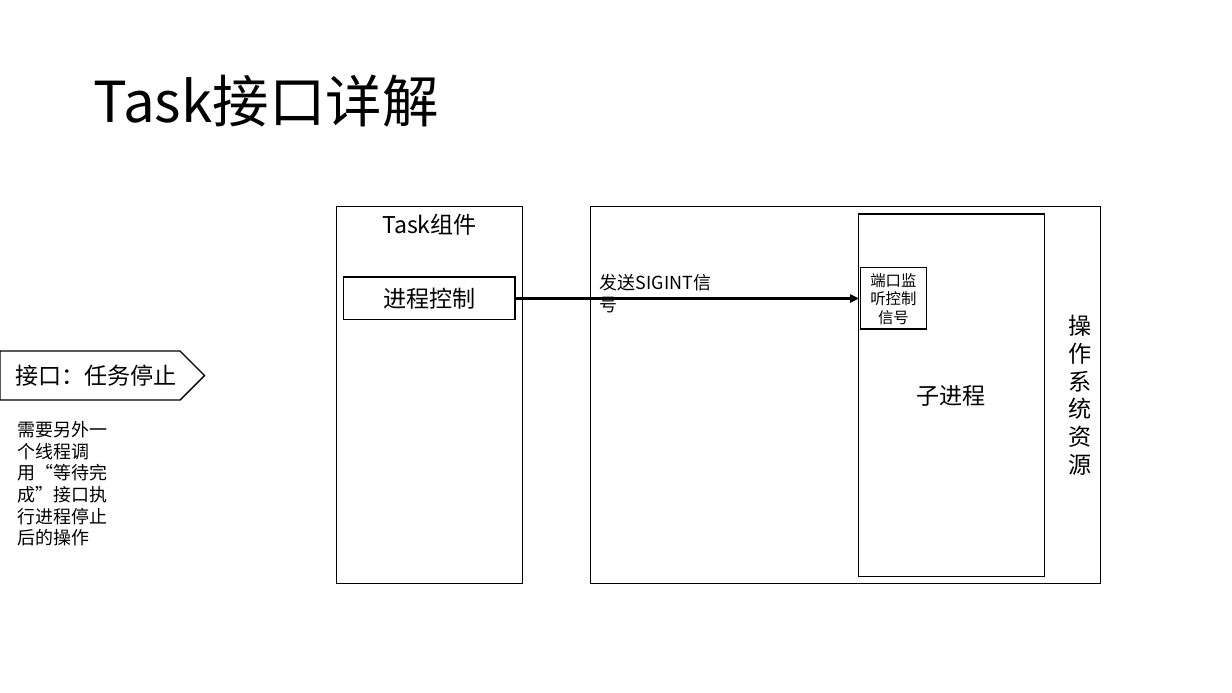
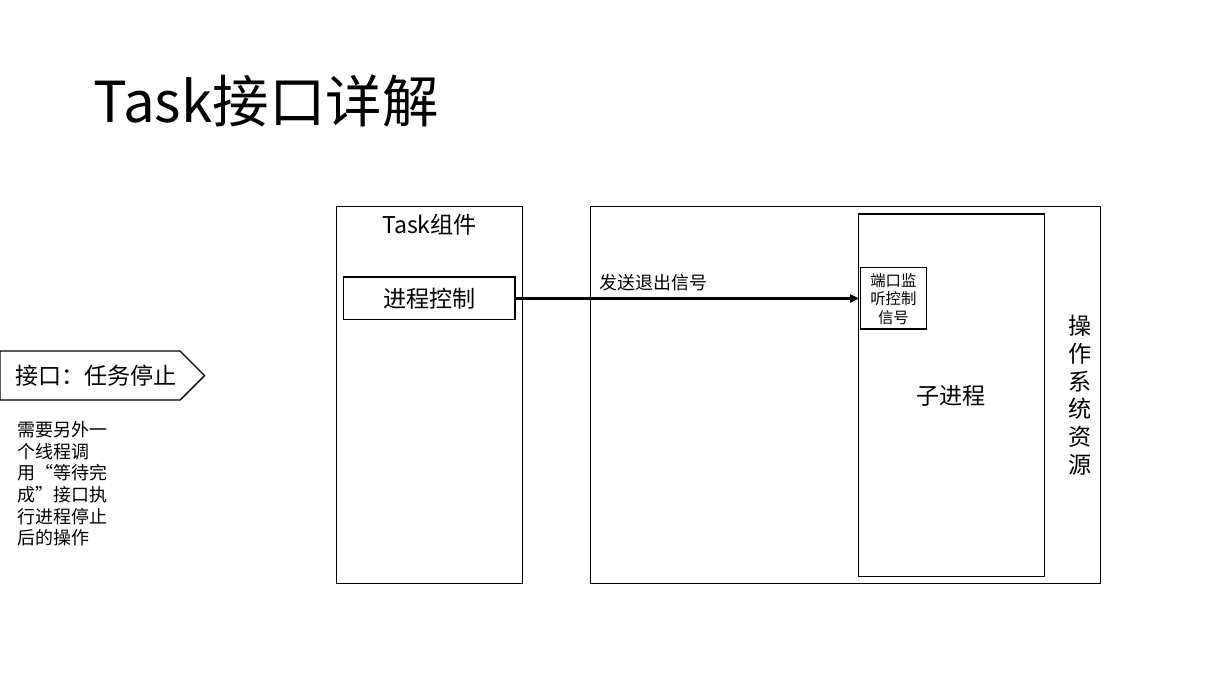
Before and after one commit to WuXiSTC/PressureMeter, a slide deck: slide 17 of 设计图.pptx. Drawn at 1232x693 pixels with LibreOffice and Linux fonts; fonts in the diff are those of the drawing. Boxes give left, top, right and bottom in pixels: in the first picture for what was removed or moved away, otherwise in the second. Text is boxed around its words. In the diff, an @@ line names an element or a change of style, - is before the commit and + after.

```diff
--- a/设计图.pptx
+++ b/设计图.pptx
@@ text at (x1=600, y1=274, x2=708, y2=291): text changed @@
-发送SIGINT信号
+发送退出信号
```
Also in this commit, not shown: 3 other slides changed, 1 other file.
